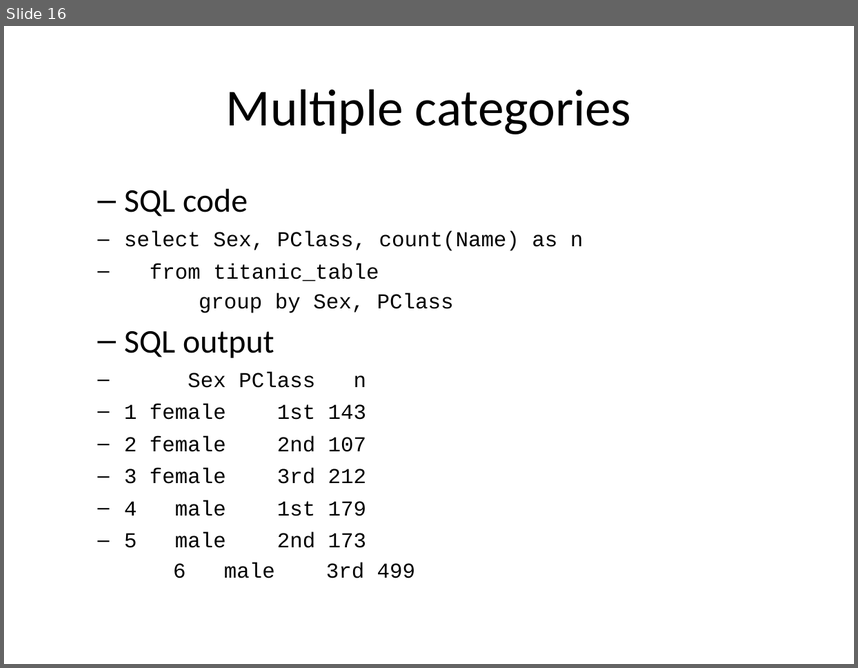
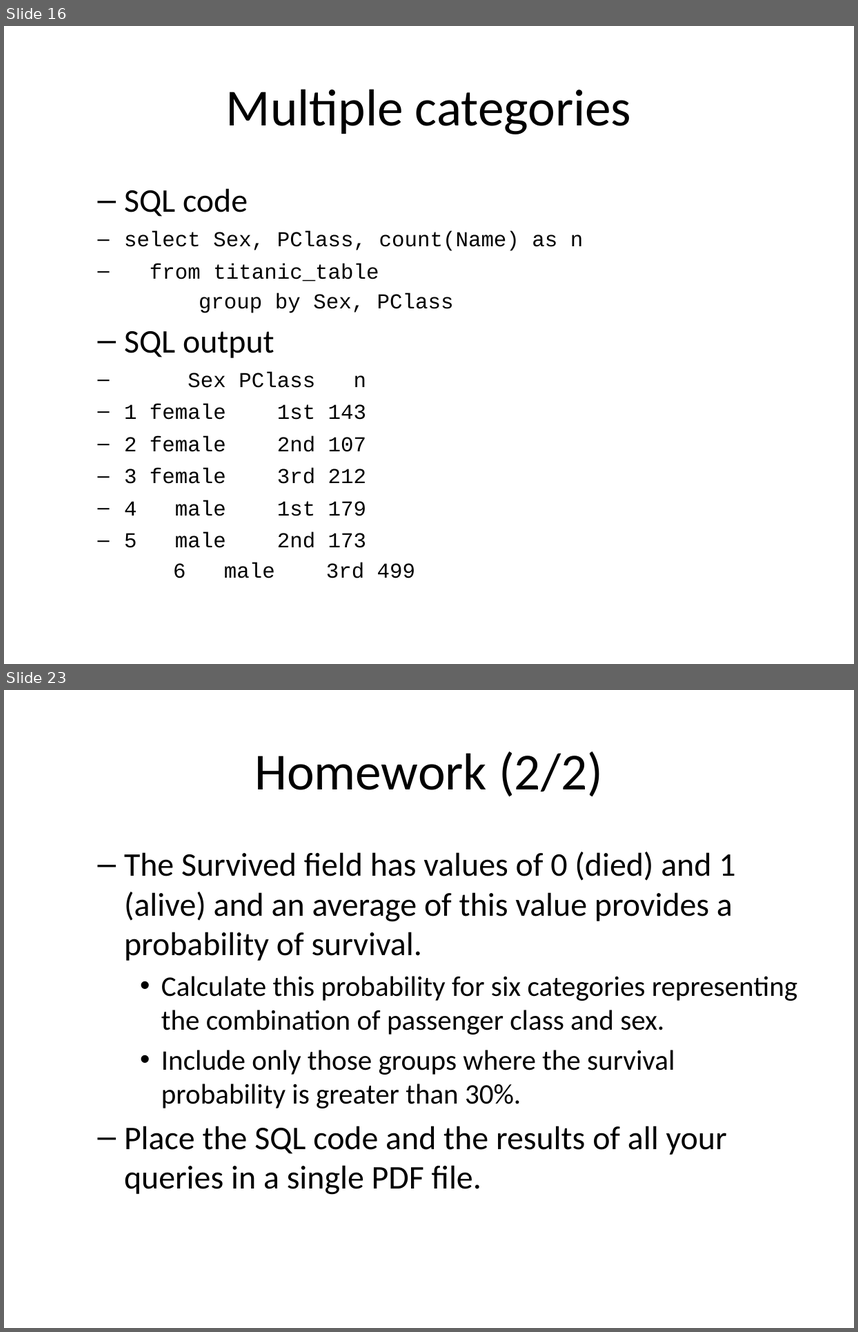
Before and after one commit to pmean/introduction-to-sql, a slide deck: src/stats.pptx. Shown one above the other, each under a label of ours: slide 16 before the commit, slides 16 and 23 after it; the slides between them are not shown. The pictures are 858x668 and 858x1332 pixels, drawn with LibreOffice and Linux fonts; fonts in the diff are those of the drawing. Boxes give left, top, right and bottom in pixels: in the first picture for what was removed or moved away, otherwise in the second. Text is boxed around its words. In the diff, an @@ line names an element or a change of style, - is before the commit and + after.

```diff
--- a/src/stats.pptx
+++ b/src/stats.pptx
@@ slide 23 added at (x1=4, y1=690, x2=854, y2=1328), background #FFFFFF @@
@@ title added at (x1=254, y1=751, x2=603, y2=797), 44 pt, text #000000 @@
+Homework (2/2)
@@ text added at (x1=124, y1=851, x2=797, y2=1194), 28 pt, text #000000 @@
+  – The Survived field has values of 0 (died) and 1 (alive) and an average of this value provides a probability of survival.
+    • Calculate this probability for six categories representing the combination of passenger class and sex.
+    • Include only those groups where the survival probability is greater than 30%.
+  – Place the SQL code and the results of all your queries in a single PDF file.
```
Also in this commit, not shown: 4 slides changed, 4 other slides added, 2 other files.
